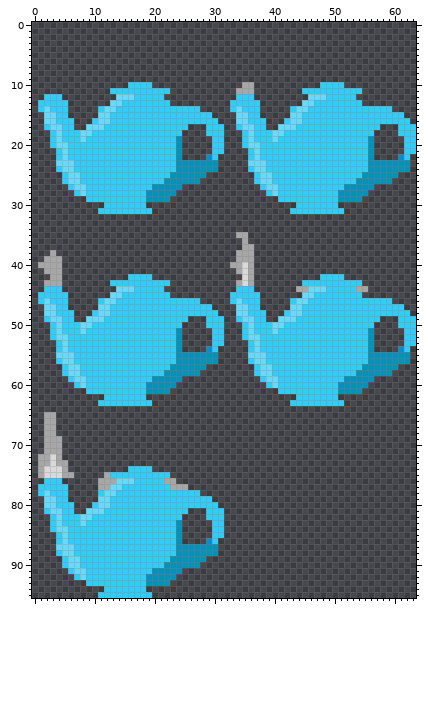
Two states of a sprite sheet, DigitalHomeWork5/assets/TeaPot.png. Above is the file before it was changed.
The file is 64x96 pixels. Pixels under 10% opacity are left out. Colours within 5 levels of each other are drawn and written as one.
The result:
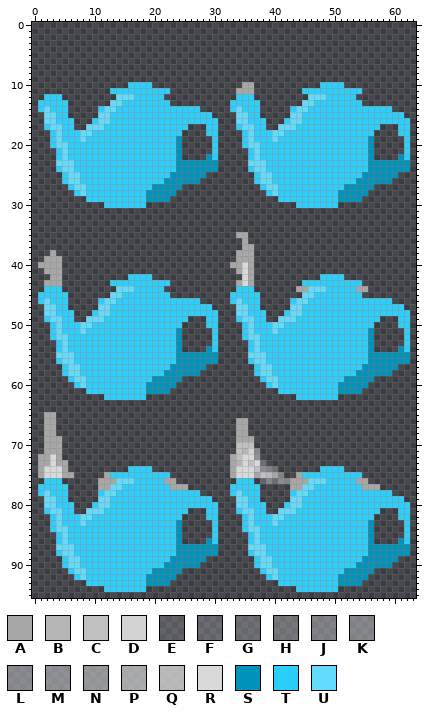
Palette (. is transparent): A #a7a7a7  B #b5b5b5  C #c0c0c0  D #d3d3d3  E #d9d9d930  F #d9d9d940  G #d9d9d947  H #d9d9d953  J #d9d9d967  K #d9d9d970  L #d9d9d976  M #d9d9d980  N #d9d9d98d  P #d9d9d9ae  Q #d9d9d9c8  R #d9d9d9  S #0094bd  T #2ccefb  U #63dbfd
Change:
Changed rows in their new state; - is an unchanged pixel.
first column x 31:
17 .-------------------------------.
18 .-------------------------------.
19 .-------------------------------.
20 .-------------------------------.
21 .-------------------------------.
first column x 11:
31 .........-----------------------.........
first column x 31:
49 .-------------------------------.
50 .-------------------------------.
51 .-------------------------------.
52 .-------------------------------.
53 .-------------------------------.
first column x 11:
63 .........-----------------------.........-----------
66 -----------------------AA---------------------------
67 -----------------------AA---------------------------
68 -----------------------AA---------------------------
69 -----------------------AAA--------------------------
70 -----------------------CCC--------------------------
71 -----------------------CBDK-------------------------
72 ----------------------ACRRN-------------------------
73 ----------------------ABRCRH------------------------
74 ----------------------ARRRCLKG-------TTTT-----------
75 ----------------------ARRRACQPJ--ATTTTTTTTTT--------
76 -----------------------TTT-ELFMJAAAUUUTTTTTAA-------
77 ----------------------TTTTT-----AAUUTTTTTTTTAAA-----
78 ----------------------TUTTT-----TUUTTTTTTTTTTTTTT---
79 -----------------------UUTT-----UUTTTTTTTTTTTTTTTTT-
80 -----------------------UUTTT---TUUTTTTTTTTTTTTTTTTTT
81 --------------------.--TUUTT--UUUTTTTTTTTTTTTTT---TT
82 --------------------.---TUTTTUUTTTTTTTTTTTTTTT----TT
83 --------------------.---TUTTTUTTTTTTTTTTTTTTTS-----T
84 --------------------.---TUUTTTTTTTTTTTTTTTTTTS-----T
85 --------------------.----TUTTTTTTTTTTTTTTTTTTS-----T
86 -------------------------TUTTTTTTTTTTTTTTTTTTS----ST
87 -------------------------UUUTTTTTTTTTTTTTTTTTSSSSSSS
88 -------------------------TUUTTTTTTTTTTTTTTTTTSSSSSSS
89 --------------------------TUUTTTTTTTTTTTTTTTSSSSSS--
90 --------------------------TUUTTTTTTTTTTTTTTSSSSSS---
91 ---------------------------TUUTTTTTTTTTTTSSSSS------
92 ----------------------------TUTTTTTTTTTTSSSSS-------
93 ------------------------------TTTTTTTTTTSSSS--------
94 ---------------------------------TTTTTTT------------
95 .........-------------------------------------------
